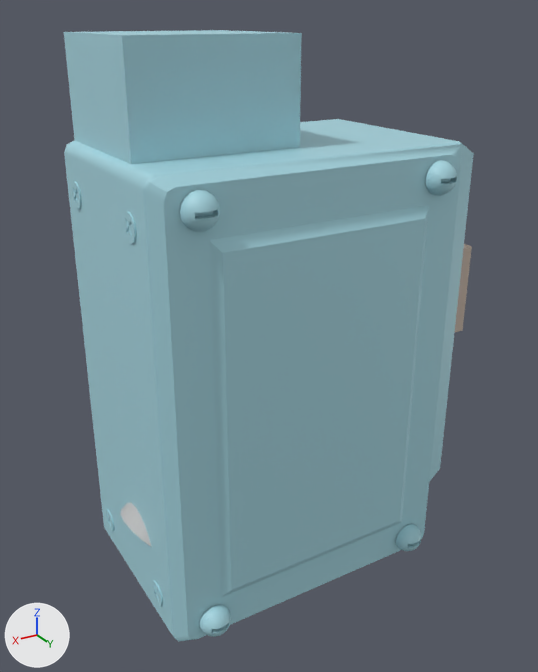
An edit to the FBX model Gremlins/Assets/Meshes/Lock.fbx, drawn before and after from the same camera.
Before and after are seen from a 50 mm camera at (8.84, 12.61, 11.99) aimed at (-0.86, -3.56, 3.91). Lighting does not change. The marker at lower left points along +X, +Y and +Z. Where no turn or scale is listed for an object, it has been applied to the vertices.

The scene before the commit, as lines of its bpy script (objects in view):
```python
ob_backshellmodel = bpy.data.objects.new('BackShellModel', me_mesh_183)
ob_backshellmodel.location = (0.01, 0.21, 3.82)
ob_backshellnail0 = bpy.data.objects.new('BackshellNail0', me_mesh_187)
ob_backshellnail0.parent = ob_backshellnails
ob_backshellnail0.location = (296.0, 523.2, -50.1)
ob_backshellnail1 = bpy.data.objects.new('BackshellNail1', me_mesh_186)
ob_backshellnail1.parent = ob_backshellnails
ob_backshellnail1.location = (-293.9, 523.2, -50.1)
ob_backshellnail2 = bpy.data.objects.new('BackshellNail2', me_mesh_185)
ob_backshellnail2.parent = ob_backshellnails
ob_backshellnail2.location = (-293.9, -454.9, -50.1)
ob_backshellnail3 = bpy.data.objects.new('BackshellNail3', me_mesh_184)
ob_backshellnail3.parent = ob_backshellnails
ob_backshellnail3.location = (296.0, -454.9, -50.1)
ob_lockshell = bpy.data.objects.new('LockShell', me_mesh_182)
ob_lockshell.location = (-0.28, -2.52, 4.98)
ob_shellnail2 = bpy.data.objects.new('ShellNail2', me_mesh_178)
ob_shellnail2.parent = ob_frontshell
ob_shellnail2.location = (390.3, 823.9, 411.2)
ob_shellnail4 = bpy.data.objects.new('ShellNail4', me_mesh_180)
ob_shellnail4.parent = ob_frontshell
ob_shellnail4.location = (390.3, 823.9, 82.11)
```
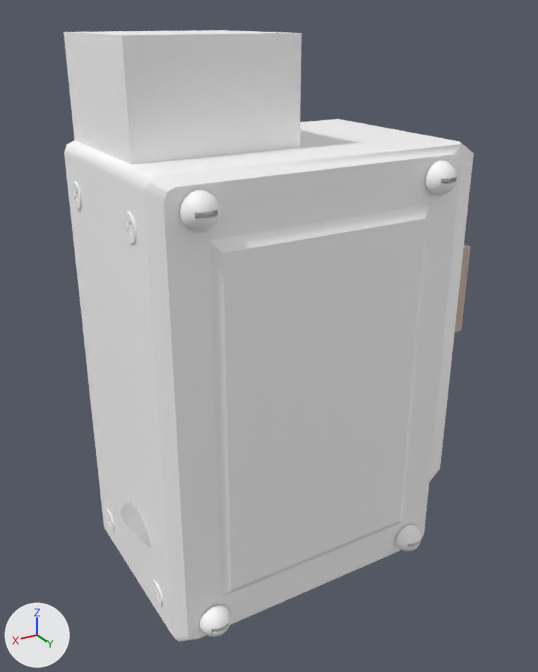
Where the newer file only moved an object's origin or applied its transform, the numbers keep the older frame.

Changed parts and their boxes (x1, y1, x2, y2) in the pictures (538 x 672 px):
```json
{"object": "BackShellModel", "change": "recoloured", "before": [146, 144, 462, 642], "after": [146, 144, 462, 642], "on screen": "cyan to white"}
{"object": "LockShell", "change": "recoloured", "before": [64, 30, 473, 640], "after": [64, 30, 473, 640], "on screen": "cyan to white"}
{"object": "BackshellNail0", "change": "recoloured", "before": [180, 190, 220, 232], "after": [180, 190, 220, 232], "on screen": "cyan to white"}
{"object": "BackshellNail1", "change": "recoloured", "before": [426, 160, 457, 196], "after": [426, 160, 457, 196], "on screen": "cyan to white"}
{"object": "BackshellNail3", "change": "recoloured", "before": [200, 605, 231, 637], "after": [200, 605, 231, 637], "on screen": "cyan to white"}
{"object": "BackshellNail2", "change": "recoloured", "before": [396, 524, 421, 551], "after": [396, 524, 421, 551], "on screen": "cyan to white"}
{"object": "ShellNail4", "change": "recoloured", "before": [123, 212, 137, 244], "after": [123, 212, 137, 244], "on screen": "cyan to white"}
{"object": "ShellNail2", "change": "recoloured", "before": [71, 182, 82, 209], "after": [71, 182, 82, 209], "on screen": "cyan to white"}
{"object": "ShellNail5", "change": "recoloured", "before": [151, 580, 163, 606], "after": [151, 580, 163, 606], "on screen": "cyan to white"}
{"object": "ShellNail3", "change": "recoloured", "before": [105, 509, 114, 531], "after": [105, 509, 114, 531]}
```

The change, as JSON lines over the scene's bpy script:
```json
{"op": "set", "path": "mat_outermat.base_color", "old": "(0.388, 0.68, 0.76)", "new": "(1.0, 1.0, 1.0)", "note": "cyan #a7d7e2 -> white #ffffff"}
```
